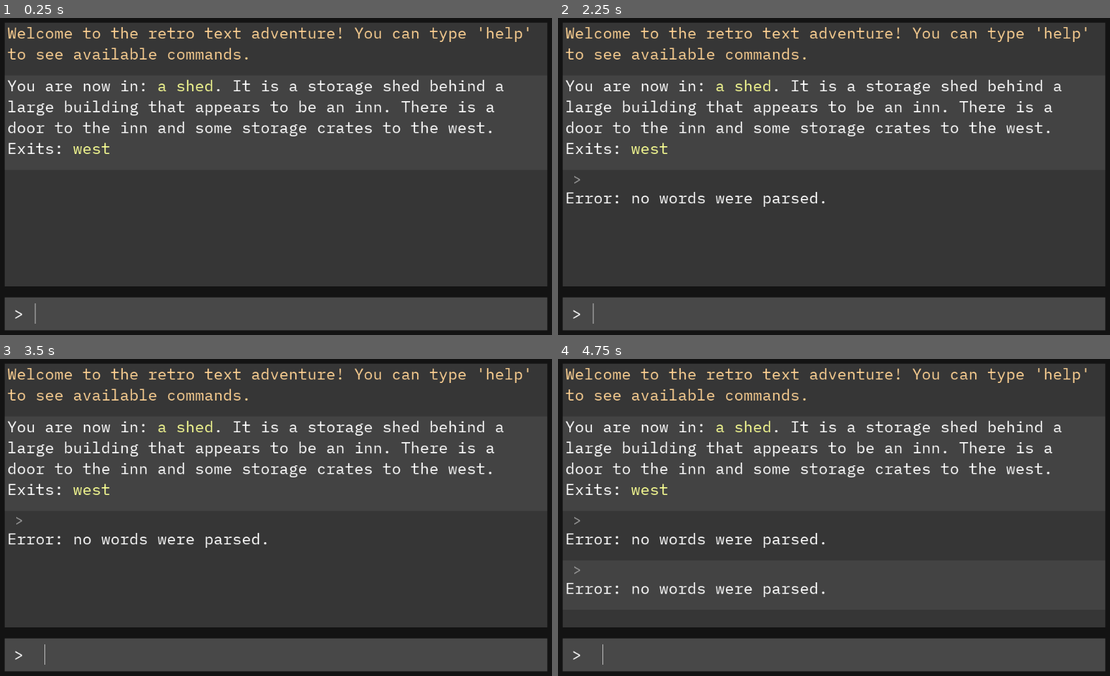
Above: before the commit, frames 1-4 (two rows, left to right).
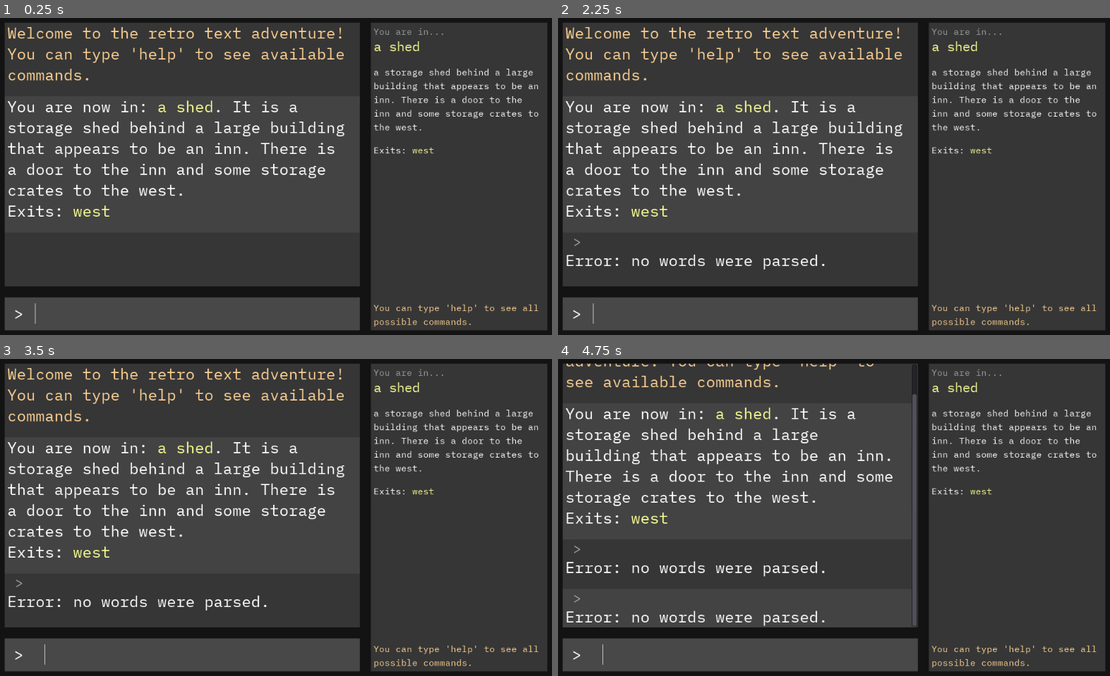
Above: after the commit, the same moments.

Repository: josephmbustamante/godot-text-adventure-tutorial
Game: Godot game, scene res://Game.tscn
Same seed, same stepped clock (60 frames per second), same inputs: the game is played once before the commit and once after it.
Inputs:
- Up to frame 1 (0.25 s): no input
- Up to frame 2 (2.25 s): tap Enter at 0.5, 2 s; tap Space at 1.25 s
- Up to frame 3 (3.5 s): tap Space at 2.75 s
- Up to frame 4 (4.75 s): tap Enter at 3.5 s; tap Space at 4.25 s

The runs differ from the first frame. In frame 1, 10% of the frame differs, in the area x 1-100%, y 1-99%; in frame 2, 11%; in frame 3, 11%; in frame 4, 14%.

Commit message:
Add a side panel that updates with room info when the room changes (part #18 - finale)

Diff:
--- a/CommandProcessor.gd
+++ b/CommandProcessor.gd
@@ -1,5 +1,8 @@
 extends Node
 
+
+signal room_changed(new_room)
+signal room_updated(current_room)
 
 var current_room = null
 var player = null
@@ -64,6 +67,7 @@
 		if second_word.to_lower() == item.item_name.to_lower():
 			current_room.remove_item(item)
 			player.take_item(item)
+			emit_signal("room_updated", current_room)
 			return "You take the " + Types.wrap_item_text(second_word) + "."
 
 	return "There is no " + Types.wrap_item_text(second_word) + " here."
@@ -77,6 +81,7 @@
 		if second_word.to_lower() == item.item_name.to_lower():
 			player.drop_item(item)
 			current_room.add_item(item)
+			emit_signal("room_updated", current_room)
 			return "You drop the " + Types.wrap_item_text(item.item_name) + "."
 
 	return "You don't have anything called " + Types.wrap_item_text(second_word) + "."
@@ -163,4 +168,5 @@
 
 func change_room(new_room: GameRoom) -> String:
 	current_room = new_room
+	emit_signal("room_changed", new_room)
 	return new_room.get_full_description()
--- a/Game.gd
+++ b/Game.gd
@@ -1,17 +1,22 @@
 extends Control
 
 
-onready var game_info = $Background/MarginContainer/Rows/GameInfo
+onready var game_info = $Background/MarginContainer/Columns/Rows/GameInfo
 onready var command_processor = $CommandProcessor
 onready var room_manager = $RoomManager
 onready var player = $Player
 
 
 func _ready() -> void:
+	var side_panel = $Background/MarginContainer/Columns/SidePanel
+	command_processor.connect("room_changed", side_panel, "handle_room_changed")
+	command_processor.connect("room_updated", side_panel, "handle_room_updated")
+
 	game_info.create_response(Types.wrap_system_text("Welcome to the retro text adventure! You can type 'help' to see available commands."))
 
 	var starting_room_response = command_processor.initialize(room_manager.get_child(0), player)
 	game_info.create_response(starting_room_response)
+
 
 
 func _on_Input_text_entered(new_text: String) -> void:
--- a/Game.tscn
+++ b/Game.tscn
@@ -8,6 +8,7 @@
 [ext_resource path="res://rooms/RoomManager.gd" type="Script" id=6]
 [ext_resource path="res://Player.gd" type="Script" id=7]
 [ext_resource path="res://GameInfo.tscn" type="PackedScene" id=8]
+[ext_resource path="res://SidePanel.tscn" type="PackedScene" id=9]
 
 [sub_resource type="StyleBoxFlat" id=1]
 bg_color = Color( 0.0784314, 0.0784314, 0.0784314, 1 )
@@ -129,36 +130,43 @@
 custom_constants/margin_left = 20
 custom_constants/margin_bottom = 20
 
-[node name="Rows" type="VBoxContainer" parent="Background/MarginContainer"]
+[node name="Columns" type="HBoxContainer" parent="Background/MarginContainer"]
 margin_left = 20.0
 margin_top = 20.0
 margin_right = 1004.0
 margin_bottom = 580.0
 custom_constants/separation = 20
 
-[node name="GameInfo" parent="Background/MarginContainer/Rows" instance=ExtResource( 8 )]
+[node name="Rows" type="VBoxContainer" parent="Background/MarginContainer/Columns"]
+margin_right = 644.0
+margin_bottom = 560.0
+size_flags_horizontal = 3
+custom_constants/separation = 20
 
-[node name="InputArea" type="PanelContainer" parent="Background/MarginContainer/Rows"]
+[node name="GameInfo" parent="Background/MarginContainer/Columns/Rows" instance=ExtResource( 8 )]
+margin_right = 644.0
+
+[node name="InputArea" type="PanelContainer" parent="Background/MarginContainer/Columns/Rows"]
 margin_top = 500.0
-margin_right = 984.0
+margin_right = 644.0
 margin_bottom = 560.0
 rect_min_size = Vector2( 0, 60 )
 custom_styles/panel = SubResource( 3 )
 
-[node name="HBoxContainer" type="HBoxContainer" parent="Background/MarginContainer/Rows/InputArea"]
-margin_right = 984.0
+[node name="HBoxContainer" type="HBoxContainer" parent="Background/MarginContainer/Columns/Rows/InputArea"]
+margin_right = 644.0
 margin_bottom = 60.0
 
-[node name="Caret" type="Label" parent="Background/MarginContainer/Rows/InputArea/HBoxContainer"]
+[node name="Caret" type="Label" parent="Background/MarginContainer/Columns/Rows/InputArea/HBoxContainer"]
 margin_top = 11.0
 margin_right = 51.0
 margin_bottom = 48.0
 custom_fonts/font = ExtResource( 2 )
 text = " > "
 
-[node name="Input" type="LineEdit" parent="Background/MarginContainer/Rows/InputArea/HBoxContainer"]
+[node name="Input" type="LineEdit" parent="Background/MarginContainer/Columns/Rows/InputArea/HBoxContainer"]
 margin_left = 55.0
-margin_right = 984.0
+margin_right = 644.0
 margin_bottom = 60.0
 size_flags_horizontal = 3
 custom_fonts/font = ExtResource( 2 )
@@ -167,5 +175,8 @@
 max_length = 48
 script = ExtResource( 1 )
 
-[connection signal="text_entered" from="Background/MarginContainer/Rows/InputArea/HBoxContainer/Input" to="." method="_on_Input_text_entered"]
-[connection signal="text_entered" from="Background/MarginContainer/Rows/InputArea/HBoxContainer/Input" to="Background/MarginContainer/Rows/InputArea/HBoxContainer/Input" method="_on_Input_text_entered"]
+[node name="SidePanel" parent="Background/MarginContainer/Columns" instance=ExtResource( 9 )]
+margin_left = 664.0
+
+[connection signal="text_entered" from="Background/MarginContainer/Columns/Rows/InputArea/HBoxContainer/Input" to="." method="_on_Input_text_entered"]
+[connection signal="text_entered" from="Background/MarginContainer/Columns/Rows/InputArea/HBoxContainer/Input" to="Background/MarginContainer/Columns/Rows/InputArea/HBoxContainer/Input" method="_on_Input_text_entered"]
--- a/GameInfo.tscn
+++ b/GameInfo.tscn
@@ -1,15 +1,13 @@
 [gd_scene load_steps=3 format=2]
 
 [ext_resource path="res://GameInfo.gd" type="Script" id=1]
-
-[sub_resource type="StyleBoxFlat" id=2]
-bg_color = Color( 0.215686, 0.215686, 0.215686, 1 )
+[ext_resource path="res://main_panel.tres" type="StyleBox" id=2]
 
 [node name="GameInfo" type="PanelContainer"]
 margin_right = 984.0
 margin_bottom = 480.0
 size_flags_vertical = 3
-custom_styles/panel = SubResource( 2 )
+custom_styles/panel = ExtResource( 2 )
 script = ExtResource( 1 )
 __meta__ = {
 "_edit_use_anchors_": false
--- /dev/null
+++ b/SidePanel.gd
@@ -0,0 +1,34 @@
+extends PanelContainer
+
+
+onready var room_name = $MarginContainer/Rows/TitleSection/RoomNameLabel
+onready var room_description = $MarginContainer/Rows/RoomDescriptionLabel
+
+onready var exit_label = $MarginContainer/Rows/ListArea/ExitLabel
+onready var npc_label = $MarginContainer/Rows/ListArea/NpcLabel
+onready var item_label = $MarginContainer/Rows/ListArea/ItemLabel
+
+
+func handle_room_changed(new_room):
+	room_name.text = new_room.room_name
+	room_description.text = new_room.room_description
+
+	exit_label.bbcode_text = new_room.get_exit_description()
+
+	var npc_string = new_room.get_npc_description()
+	if npc_string == "":
+		npc_label.hide()
+	else:
+		npc_label.show()
+		npc_label.bbcode_text = npc_string
+
+	var item_string = new_room.get_item_description()
+	if item_string == "":
+		item_label.hide()
+	else:
+		item_label.show()
+		item_label.bbcode_text = item_string
+
+
+func handle_room_updated(current_room):
+	handle_room_changed(current_room)
--- /dev/null
+++ b/SidePanel.tscn
@@ -0,0 +1,105 @@
+[gd_scene load_steps=5 format=2]
+
+[ext_resource path="res://main_panel.tres" type="StyleBox" id=1]
+[ext_resource path="res://fonts/plex_mono_24.tres" type="DynamicFont" id=2]
+[ext_resource path="res://fonts/plex_mono_16.tres" type="DynamicFont" id=3]
+[ext_resource path="res://SidePanel.gd" type="Script" id=4]
+
+[node name="SidePanel" type="PanelContainer"]
+margin_left = 856.0
+margin_right = 984.0
+margin_bottom = 560.0
+rect_min_size = Vector2( 320, 0 )
+custom_styles/panel = ExtResource( 1 )
+script = ExtResource( 4 )
+__meta__ = {
+"_edit_use_anchors_": false
+}
+
+[node name="MarginContainer" type="MarginContainer" parent="."]
+margin_right = 320.0
+margin_bottom = 560.0
+custom_constants/margin_right = 5
+custom_constants/margin_top = 5
+custom_constants/margin_left = 5
+custom_constants/margin_bottom = 5
+
+[node name="Rows" type="VBoxContainer" parent="MarginContainer"]
+margin_left = 5.0
+margin_top = 5.0
+margin_right = 315.0
+margin_bottom = 555.0
+custom_constants/separation = 20
+
+[node name="TitleSection" type="VBoxContainer" parent="MarginContainer/Rows"]
+margin_right = 310.0
+margin_bottom = 54.0
+custom_constants/separation = 0
+
+[node name="InfoLabel" type="Label" parent="MarginContainer/Rows/TitleSection"]
+margin_right = 310.0
+margin_bottom = 22.0
+custom_colors/font_color = Color( 0.631373, 0.631373, 0.631373, 1 )
+custom_fonts/font = ExtResource( 3 )
+text = "You are in..."
+
+[node name="RoomNameLabel" type="Label" parent="MarginContainer/Rows/TitleSection"]
+margin_top = 22.0
+margin_right = 310.0
+margin_bottom = 54.0
+custom_colors/font_color = Color( 0.980392, 1, 0.580392, 1 )
+custom_fonts/font = ExtResource( 2 )
+text = "A Room"
+autowrap = true
+
+[node name="RoomDescriptionLabel" type="Label" parent="MarginContainer/Rows"]
+margin_top = 74.0
+margin_right = 310.0
+margin_bottom = 121.0
+custom_fonts/font = ExtResource( 3 )
+text = "This will be where the room's description goes."
+autowrap = true
+
+[node name="ListArea" type="VBoxContainer" parent="MarginContainer/Rows"]
+margin_top = 141.0
+margin_right = 310.0
+margin_bottom = 483.0
+size_flags_vertical = 3
+
+[node name="ExitLabel" type="RichTextLabel" parent="MarginContainer/Rows/ListArea"]
+margin_right = 310.0
+margin_bottom = 23.0
+custom_fonts/normal_font = ExtResource( 3 )
+bbcode_enabled = true
+bbcode_text = "Exits: Option"
+text = "Exits: Option"
+fit_content_height = true
+
+[node name="NpcLabel" type="RichTextLabel" parent="MarginContainer/Rows/ListArea"]
+margin_top = 27.0
+margin_right = 310.0
+margin_bottom = 50.0
+custom_fonts/normal_font = ExtResource( 3 )
+bbcode_enabled = true
+bbcode_text = "Exits: Option"
+text = "Exits: Option"
+fit_content_height = true
+
+[node name="ItemLabel" type="RichTextLabel" parent="MarginContainer/Rows/ListArea"]
+margin_top = 54.0
+margin_right = 310.0
+margin_bottom = 77.0
+custom_fonts/normal_font = ExtResource( 3 )
+bbcode_enabled = true
+bbcode_text = "Exits: Option"
+text = "Exits: Option"
+fit_content_height = true
+
+[node name="HelpLabel" type="Label" parent="MarginContainer/Rows"]
+margin_top = 503.0
+margin_right = 310.0
+margin_bottom = 550.0
+custom_colors/font_color = Color( 1, 0.827451, 0.580392, 1 )
+custom_fonts/font = ExtResource( 3 )
+text = "You can type 'help' to see all possible commands."
+autowrap = true
--- /dev/null
+++ b/main_panel.tres
@@ -0,0 +1,4 @@
+[gd_resource type="StyleBoxFlat" format=2]
+
+[resource]
+bg_color = Color( 0.215686, 0.215686, 0.215686, 1 )
Not shown: 1 places in Game.tscn that only renumber resources
